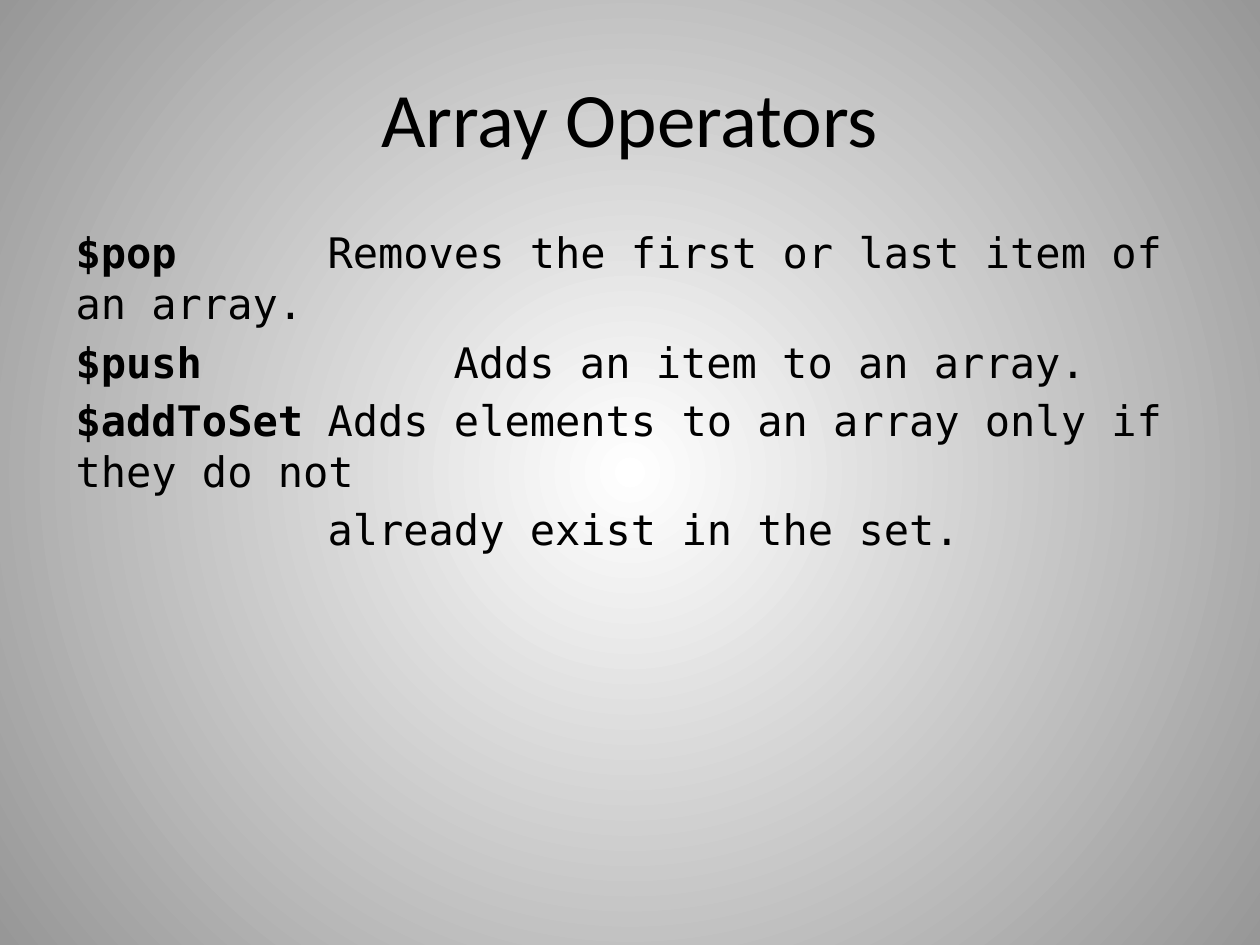
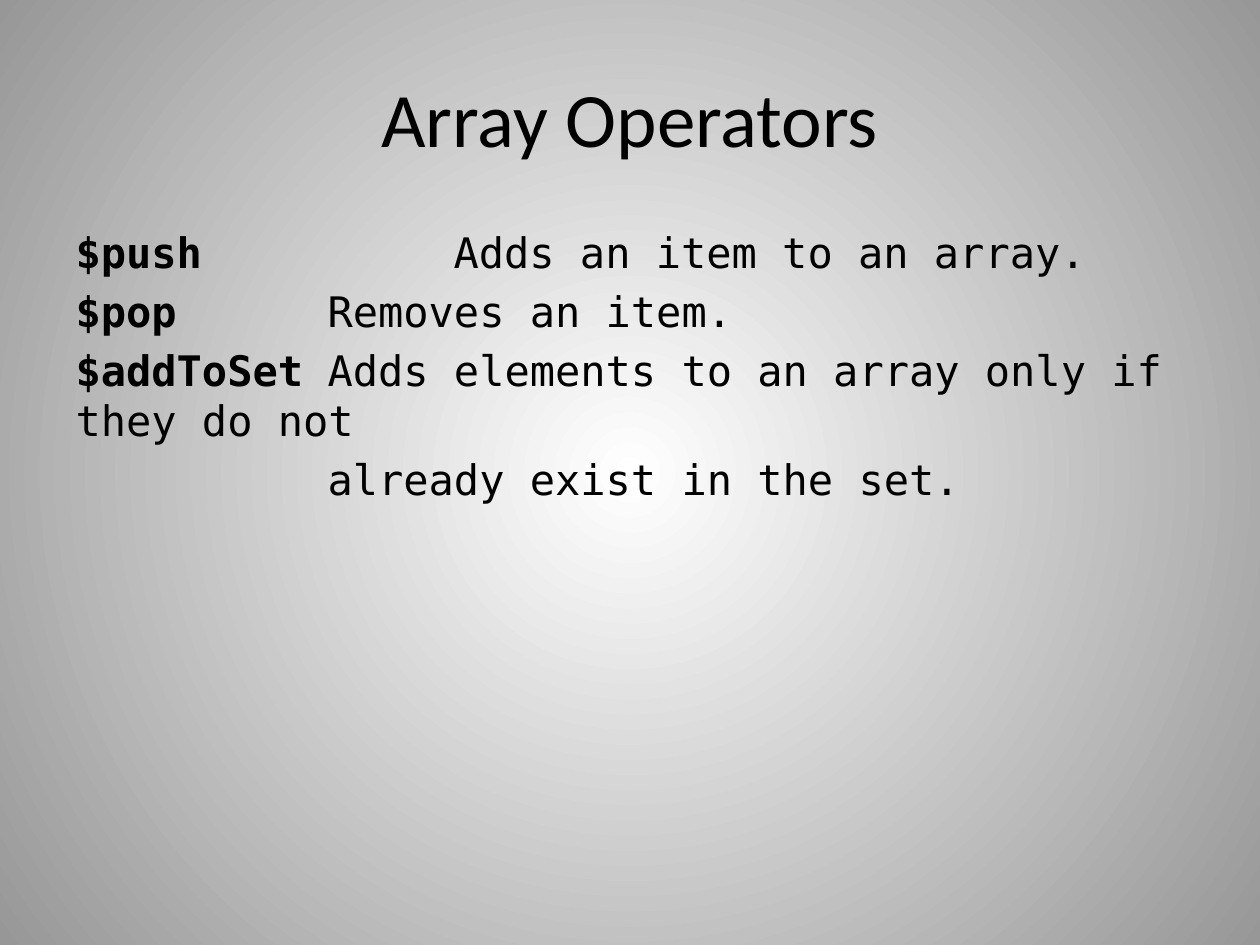
Before and after one commit to dvanvali/mongoDbPresentation, a slide deck: slide 23 of MongoDB.pptx. Drawn at 1260x945 pixels with LibreOffice and Linux fonts; fonts in the diff are those of the drawing. Boxes give left, top, right and bottom in pixels: in the first picture for what was removed or moved away, otherwise in the second. Text is boxed around its words. In the diff, an @@ line names an element or a change of style, - is before the commit and + after.

```diff
--- a/MongoDB.pptx
+++ b/MongoDB.pptx
@@ text at [76, 236, 1162, 328]: paragraph removed @@
-$pop Removes the first or last item of an array.
@@ text at [76, 295, 732, 336]: paragraph added @@
+$pop Removes an item.
```
Also in this commit, not shown: 12 other slides changed, 1 other file.
